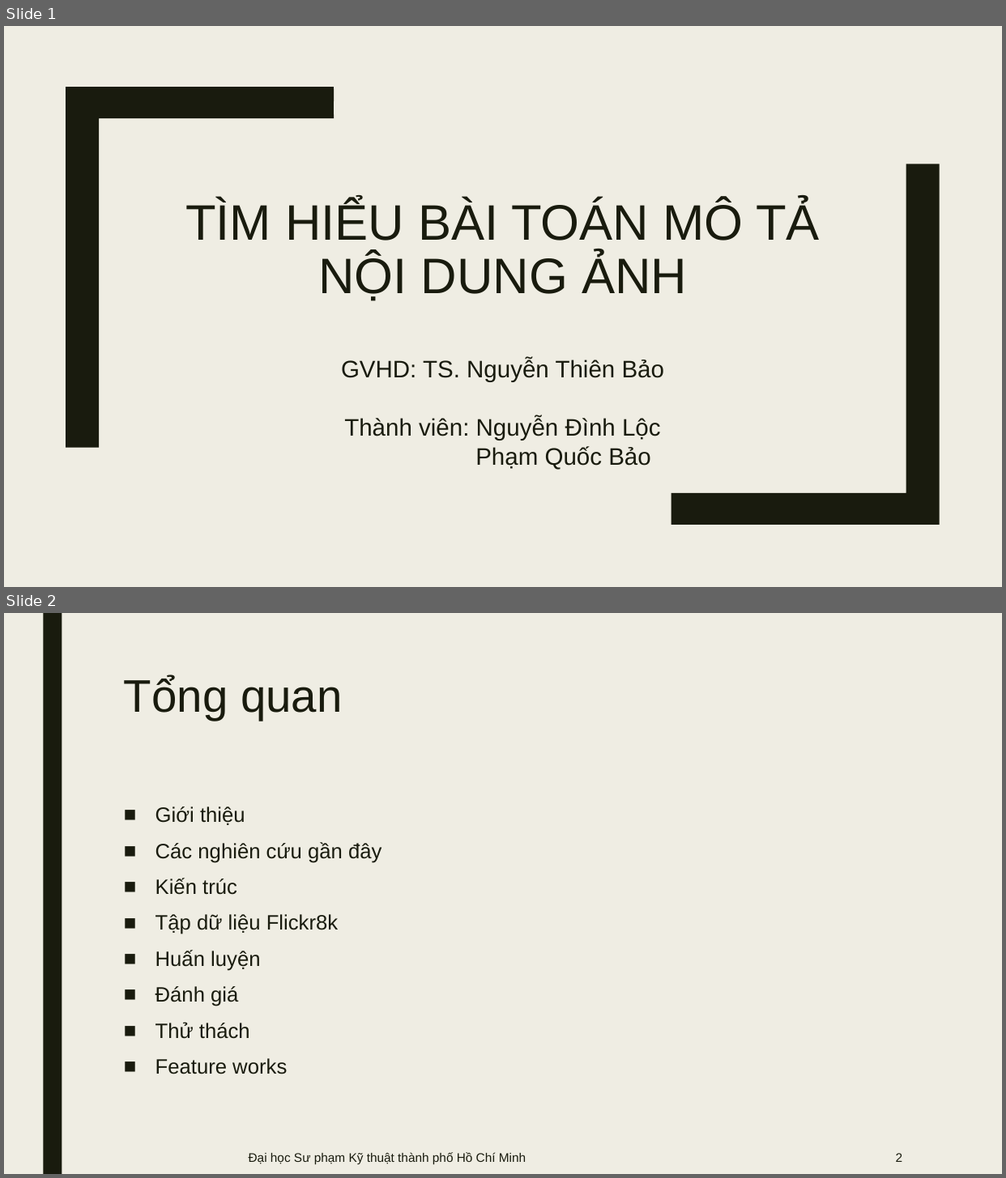
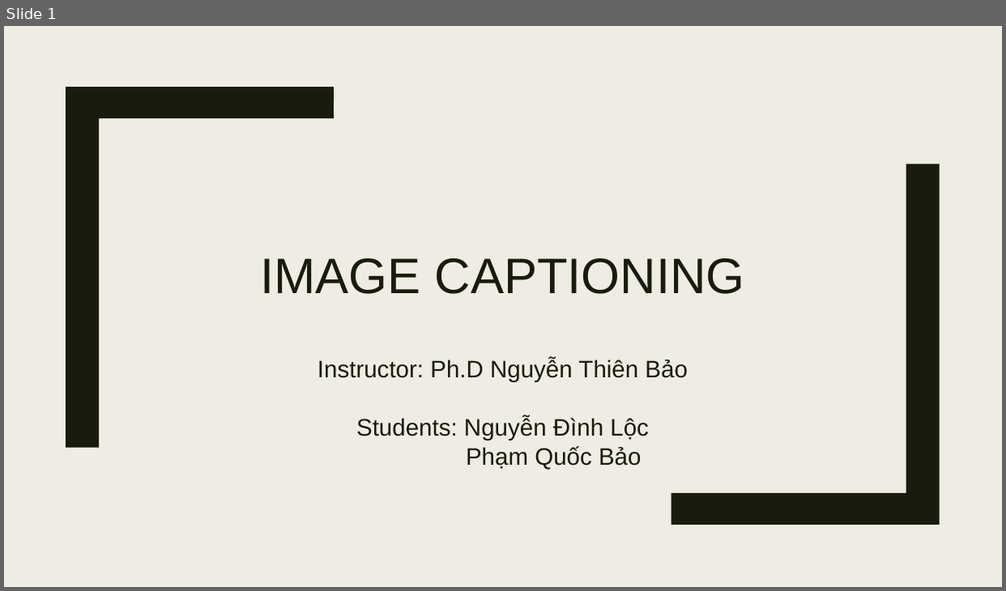
Before and after one commit to lyonguyen8697/image-description, a slide deck: presentation.pptx. Shown one above the other, each under a label of ours: slides 1 and 2 before the commit, slide 1 after it. The pictures are 1006x1178 and 1006x591 pixels, drawn with LibreOffice and Linux fonts; fonts in the diff are those of the drawing. Boxes give left, top, right and bottom in pixels: in the first picture for what was removed or moved away, otherwise in the second. Text is boxed around its words. In the diff, an @@ line names an element or a change of style, - is before the commit and + after.

```diff
--- a/presentation.pptx
+++ b/presentation.pptx
@@ slide 2 removed at <box>4,613,1002,1174</box>, background #EFEDE3 @@
@@ rectangle removed at <box>43,613,62,1174</box> @@
@@ title removed at <box>124,675,343,720</box> @@
-Tổng quan
@@ text removed at <box>155,807,381,1075</box> @@
-■ Giới thiệu
-■ Các nghiên cứu gần đây
-■ Kiến trúc
-■ Tập dữ liệu Flickr8k
-■ Huấn luyện
-■ Đánh giá
-■ Thử thách
-■ Feature works
@@ text removed at <box>249,1152,526,1165</box> @@
-Đại học Sư phạm Kỹ thuật thành phố Hồ Chí Minh
@@ page number removed at <box>896,1153,903,1162</box> @@
-2
@@ slide 1 changed as well @@
@@ title at <box>260,258,745,294</box>: text changed @@
-TÌM HIỂU BÀI TOÁN MÔ TẢ NỘI DUNG ẢNH
+IMAGE CAPTIONING
@@ subtitle at <box>317,359,688,441</box>: text changed @@
-GVHD: TS. Nguyễn Thiên Bảo
-Thành viên: Nguyễn Đình Lộc
+Instructor: Ph.D Nguyễn Thiên Bảo
+Students: Nguyễn Đình Lộc
```
Also in this commit, not shown: 7 other slides changed, 13 slides added, 4 other slides removed.
